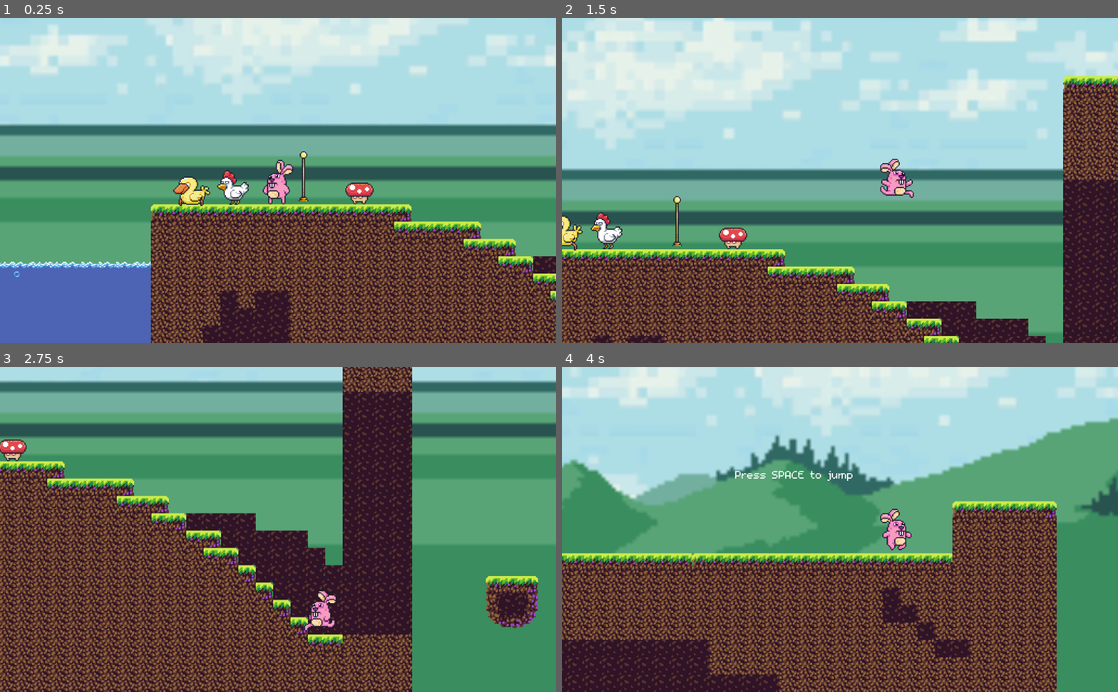
Above: before the commit, frames 1-4 (two rows, left to right).
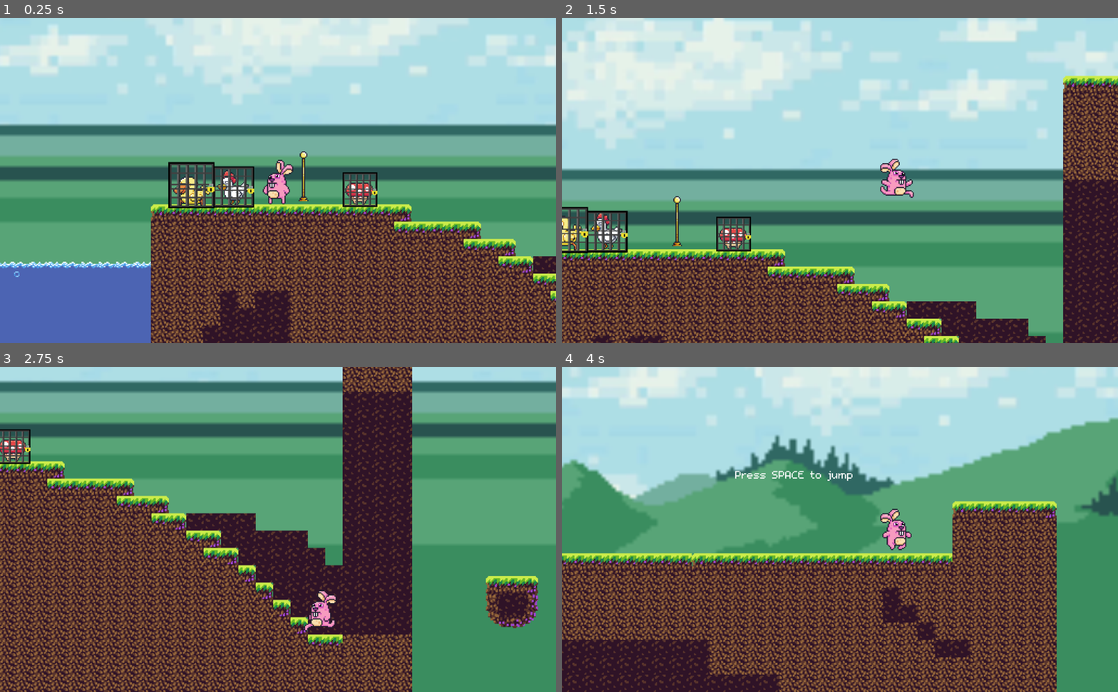
Above: after the commit, the same moments.

Repository: EricPedley/animal-run-game
Game: Godot game, scene res://Scenes/World.tscn
The game is run twice, just before and just after one commit, with the same random seed, the same clock (stepped at 60 frames per second) and the same inputs.
Inputs (mouse positions are in pixels of both pictures, inside the frame that each line leads up to):
- Up to frame 1 (0.25 s): no input
- Up to frame 2 (1.5 s): tap Space (space) at 0.5, 1.35 s; move the mouse to (795, 190) at 0.52 s; hold Space (space) 0.53-1.28 s; hold Right (ui_right) from 0.53 s (still down); click (795, 190) at 0.67 s; move the mouse to (673, 170) at 1.27 s; click (673, 170) at 1.42 s
- Up to frame 3 (2.75 s): tap Space (space) at 2 s; move the mouse to (33, 480) at 2.02 s; release Right (ui_right) at 2.03 s; hold Left (ui_left) from 2.03 s (still down); hold Space (space) from 2.03 s (still down); click (33, 480) at 2.17 s
- Up to frame 4 (4 s): move the mouse to (573, 448) at 2.77 s; release Left (ui_left) at 2.78 s; release Space (space) at 2.78 s; hold Right (ui_right) from 2.78 s (still down); tap Space (space) at 2.85, 3.5 s; click (573, 448) at 2.92 s; move the mouse to (1006, 578) at 3.52 s; hold Space (space) from 3.53 s (still down); click (1006, 578) at 3.67 s

The runs differ from the first frame. In frame 1, 1.5% of the frame differs, in the area x 30-68%, y 44-59%; in frame 2, 1.2%; in frame 3, 0.3%; in frame 4, nothing differs.

Commit message:
added cage

Diff:
--- a/First-Game-Jam/Chicken.tscn
+++ b/First-Game-Jam/Chicken.tscn
@@ -1,8 +1,9 @@
-[gd_scene load_steps=34 format=2]
+[gd_scene load_steps=35 format=2]
 
 [ext_resource path="res://Assets/Pixel Adventure 2/Enemies/Chicken/Idle (32x34).png" type="Texture" id=1]
 [ext_resource path="res://Scripts/Chicken.gd" type="Script" id=2]
 [ext_resource path="res://Assets/Pixel Adventure 2/Enemies/Chicken/Run (32x34).png" type="Texture" id=3]
+[ext_resource path="res://Assets/cage.png" type="Texture" id=4]
 
 [sub_resource type="AtlasTexture" id=1]
 atlas = ExtResource( 3 )
@@ -159,6 +160,11 @@
 position = Vector2( 0, -12.193 )
 shape = SubResource( 30 )
 disabled = true
+
+[node name="Cage" type="Sprite" parent="."]
+position = Vector2( 0.105118, 0.735786 )
+scale = Vector2( 1.19052, 1.19052 )
+texture = ExtResource( 4 )
 [connection signal="draw" from="." to="." method="_on_Chicken_draw"]
 [connection signal="input_event" from="." to="." method="_on_Chicken_input_event"]
 [connection signal="input_event" from="Area2D" to="." method="_on_Area2D_input_event"]
--- a/First-Game-Jam/Duck.tscn
+++ b/First-Game-Jam/Duck.tscn
@@ -1,9 +1,10 @@
-[gd_scene load_steps=18 format=2]
+[gd_scene load_steps=19 format=2]
 
 [ext_resource path="res://Assets/Pixel Adventure 2/Enemies/Duck/Idle (36x36).png" type="Texture" id=1]
 [ext_resource path="res://Scripts/Duck.gd" type="Script" id=2]
 [ext_resource path="res://Assets/Pixel Adventure 2/Enemies/Duck/Jump (36x36).png" type="Texture" id=3]
 [ext_resource path="res://Assets/Pixel Adventure 2/Enemies/Duck/Fall (36x36).png" type="Texture" id=4]
+[ext_resource path="res://Assets/cage.png" type="Texture" id=5]
 
 [sub_resource type="CapsuleShape2D" id=1]
 radius = 12.8589
@@ -92,6 +93,11 @@
 [node name="AnimatedSprite" type="AnimatedSprite" parent="."]
 frames = SubResource( 13 )
 animation = "Run"
+
+[node name="Cage" type="Sprite" parent="."]
+position = Vector2( 4.76837e-07, -0.840893 )
+scale = Vector2( 1.32847, 1.32847 )
+texture = ExtResource( 5 )
 [connection signal="draw" from="." to="." method="_on_Chicken_draw"]
 [connection signal="input_event" from="." to="." method="_on_Chicken_input_event"]
 [connection signal="input_event" from="Area2D" to="." method="_on_Area2D_input_event"]
--- a/First-Game-Jam/Mushroom.tscn
+++ b/First-Game-Jam/Mushroom.tscn
@@ -1,8 +1,9 @@
-[gd_scene load_steps=37 format=2]
+[gd_scene load_steps=38 format=2]
 
 [ext_resource path="res://Assets/Pixel Adventure 2/Enemies/Mushroom/Idle (32x32).png" type="Texture" id=1]
 [ext_resource path="res://Scripts/Mushroom.gd" type="Script" id=2]
 [ext_resource path="res://Assets/Pixel Adventure 2/Enemies/Mushroom/Run (32x32).png" type="Texture" id=3]
+[ext_resource path="res://Assets/cage.png" type="Texture" id=4]
 
 [sub_resource type="CapsuleShape2D" id=1]
 radius = 9.56733
@@ -170,11 +171,15 @@
 [node name="AnimatedSprite" type="AnimatedSprite" parent="."]
 frames = SubResource( 33 )
 animation = "Run"
-frame = 7
+frame = 8
 playing = true
 __meta__ = {
 "_edit_lock_": true
 }
+
+[node name="Cage" type="Sprite" parent="."]
+position = Vector2( 0.5, 2.375 )
+texture = ExtResource( 4 )
 [connection signal="draw" from="." to="." method="_on_Chicken_draw"]
 [connection signal="input_event" from="." to="." method="_on_Chicken_input_event"]
 [connection signal="input_event" from="Area2D" to="." method="_on_Area2D_input_event"]
--- a/First-Game-Jam/Scripts/Animal.gd
+++ b/First-Game-Jam/Scripts/Animal.gd
@@ -12,6 +12,7 @@
 var velocity = Vector2.ZERO
 var following = false
 var ridden = false
+var freed = false
 var offset = 100
 var about_to_unmount=false
 onready var sprite = $AnimatedSprite
@@ -21,8 +22,10 @@
 	if following and position.distance_to(player.position)>700:
 		position = player.position
 	add_collision_exception_with(player)
-	if not following and box.overlaps_body(player):
+	if not freed and box.overlaps_body(player):
 		player.jumpCoords=[]
+		freed=true
+		$Cage.set_visible(false)
 		following=true
 		velocity.y=-200
 	if following:
@@ -96,6 +99,10 @@
 		if ridden:
 			about_to_unmount=true
 			unMount()
+func handleInput(event):
+	print("hi")
+	if event is InputEventMouseButton and event.is_pressed() and event.button_index==BUTTON_LEFT:
+		following=!following
 # Called every frame. 'delta' is the elapsed time since the previous frame.
 #func _process(delta):
 #	pass
--- a/First-Game-Jam/Scripts/Bunny.gd
+++ b/First-Game-Jam/Scripts/Bunny.gd
@@ -41,9 +41,6 @@
 	velocity.y+=GRAVITY
 	if not sprite==null:
 		if is_on_floor() || (ray.is_colliding() == true && "Box" in ray.get_collider().name):
-			if(ray.is_colliding()):
-				pass
-				#print(ray.get_collider().name)
 
 			if velocity.x<0:
 				sprite.play("Run")
--- a/First-Game-Jam/Scripts/Chicken.gd
+++ b/First-Game-Jam/Scripts/Chicken.gd
@@ -27,6 +27,7 @@
 
 
 func _on_Area2D_input_event(viewport, event, shape_idx):
+	handleInput(event)
 	if event is InputEventMouseButton and event.is_pressed() and event.button_index==BUTTON_RIGHT:
 		if following and not ridden and not about_to_unmount:
 			mount("Chicken")
--- a/First-Game-Jam/Scripts/Duck.gd
+++ b/First-Game-Jam/Scripts/Duck.gd
@@ -25,6 +25,7 @@
 #	pass
 
 func _on_Area2D_input_event(viewport, event, shape_idx):
+	handleInput(event)
 	if event is InputEventMouseButton and event.is_pressed() and event.button_index==BUTTON_RIGHT:
 		if following and not ridden and not about_to_unmount:
 			mount("Duck")
--- a/First-Game-Jam/Scripts/Mushroom.gd
+++ b/First-Game-Jam/Scripts/Mushroom.gd
@@ -32,6 +32,7 @@
 #	pass
 
 func _on_Area2D_input_event(viewport, event, shape_idx):
+	handleInput(event)
 	if event is InputEventMouseButton and event.is_pressed() and event.button_index==BUTTON_RIGHT:
 		if following and not ridden and not about_to_unmount:
 			mount("Mushroom")
Binary file added: First-Game-Jam/Assets/cage.png
Not shown, added: First-Game-Jam/Assets/cage.png.import
